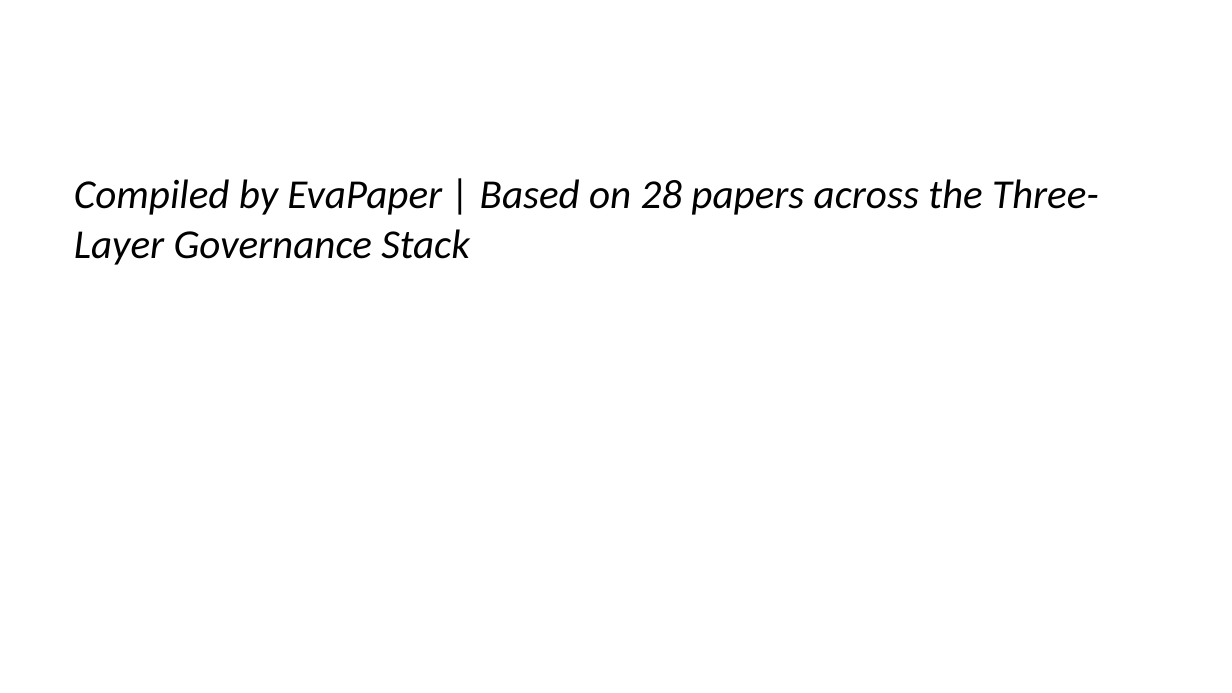
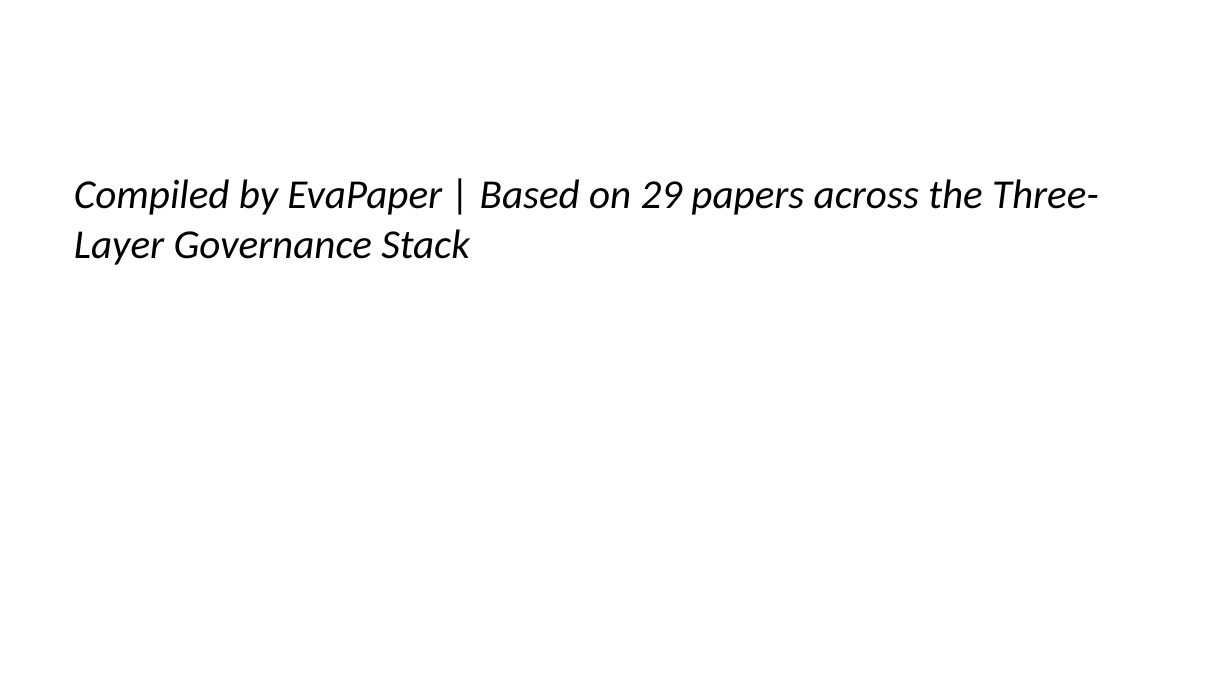
Before and after one commit to ginaecho/EvaPaper, a slide deck: slide 20 of Agent_Governance_Three_Questions_Synthesis.pptx (slide 19 before the commit). Drawn at 1232x693 pixels with LibreOffice and Linux fonts; fonts in the diff are those of the drawing. Boxes give left, top, right and bottom in pixels: in the first picture for what was removed or moved away, otherwise in the second. Text is boxed around its words. In the diff, an @@ line names an element or a change of style, - is before the commit and + after.

Commit message:
Rewrite Three Questions Synthesis with ZipperGen as breakthrough — closes MPST gap

```diff
--- a/Agent_Governance_Three_Questions_Synthesis.pptx
+++ b/Agent_Governance_Three_Questions_Synthesis.pptx
@@ text at (74,179,1099,265): text changed @@
-Compiled by EvaPaper | Based on 28 papers across the Three-Layer Governance Stack
+Compiled by EvaPaper | Based on 29 papers across the Three-Layer Governance Stack
```
Also in this commit, not shown: 11 other slides changed, 1 slide added, 2 other files.
